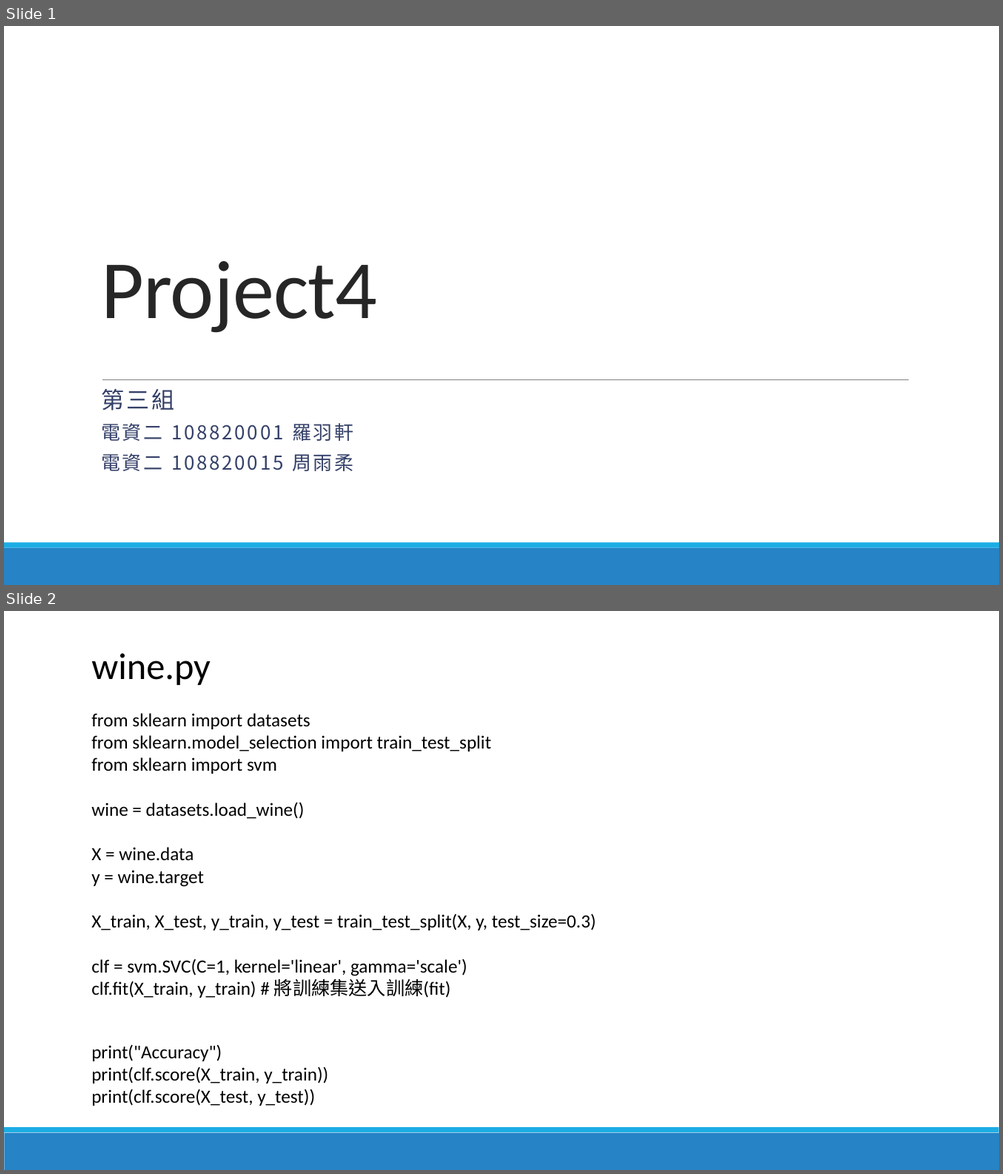
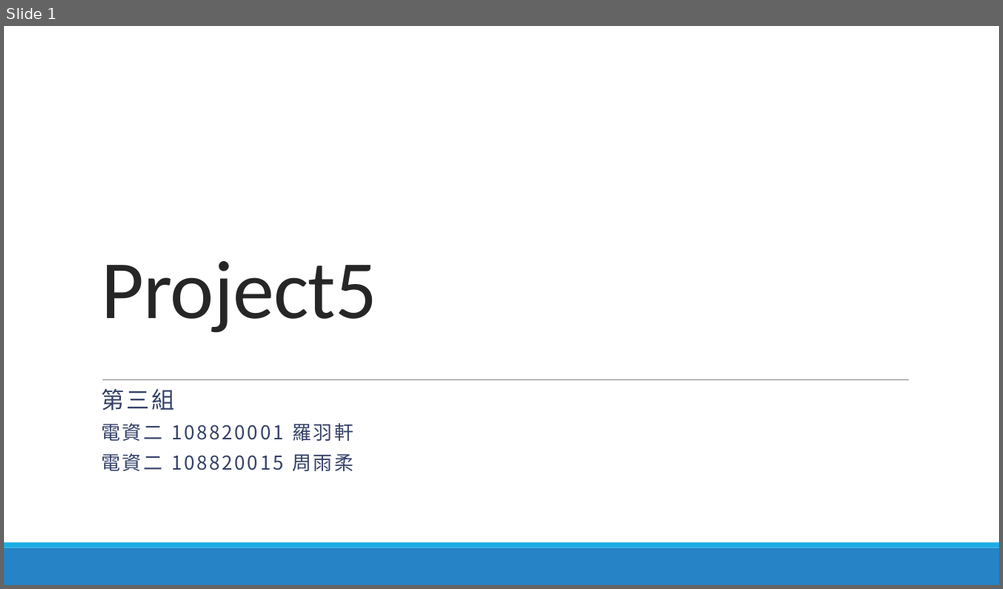
Before and after one commit to lohsuan/Multimedia-Tech, a slide deck: Project5_第三組_小組報告/Project5_第三組_小組報告.pptx. Shown one above the other, each under a label of ours: slides 1 and 2 before the commit, slide 1 after it. The pictures are 1003x1174 and 1003x589 pixels, drawn with LibreOffice and Linux fonts; fonts in the diff are those of the drawing. Boxes give left, top, right and bottom in pixels: in the first picture for what was removed or moved away, otherwise in the second. Text is boxed around its words. In the diff, an @@ line names an element or a change of style, - is before the commit and + after.

```diff
--- a/Project5_第三組_小組報告/Project5_第三組_小組報告.pptx
+++ b/Project5_第三組_小組報告/Project5_第三組_小組報告.pptx
@@ slide 2 removed at [4, 611, 999, 1170], background #FFFFFF; not listed: 2 template elements that a slide beside it also shows @@
@@ text removed at [91, 653, 210, 685] @@
-wine.py
@@ text removed at [91, 713, 596, 998] @@
-from sklearn import datasets
-from sklearn.model_selection import train_test_split
-from sklearn import svm
-wine = datasets.load_wine()
-X = wine.data
-y = wine.target
-X_train, X_test, y_train, y_test = train_test_split(X, y, test_size=0.3)
-clf = svm.SVC(C=1, kernel='linear', gamma='scale')
-clf.fit(X_train, y_train) # 將訓練集送入訓練(fit)
@@ text removed at [91, 1045, 328, 1106] @@
-print("Accuracy")
-print(clf.score(X_train, y_train))
-print(clf.score(X_test, y_test))
@@ slide 1 changed as well @@
@@ title at [101, 261, 377, 333]: text changed @@
-Project4
+Project5
```
Also in this commit, not shown: 1 other slide changed, 4 slides added, 2 other slides removed.
